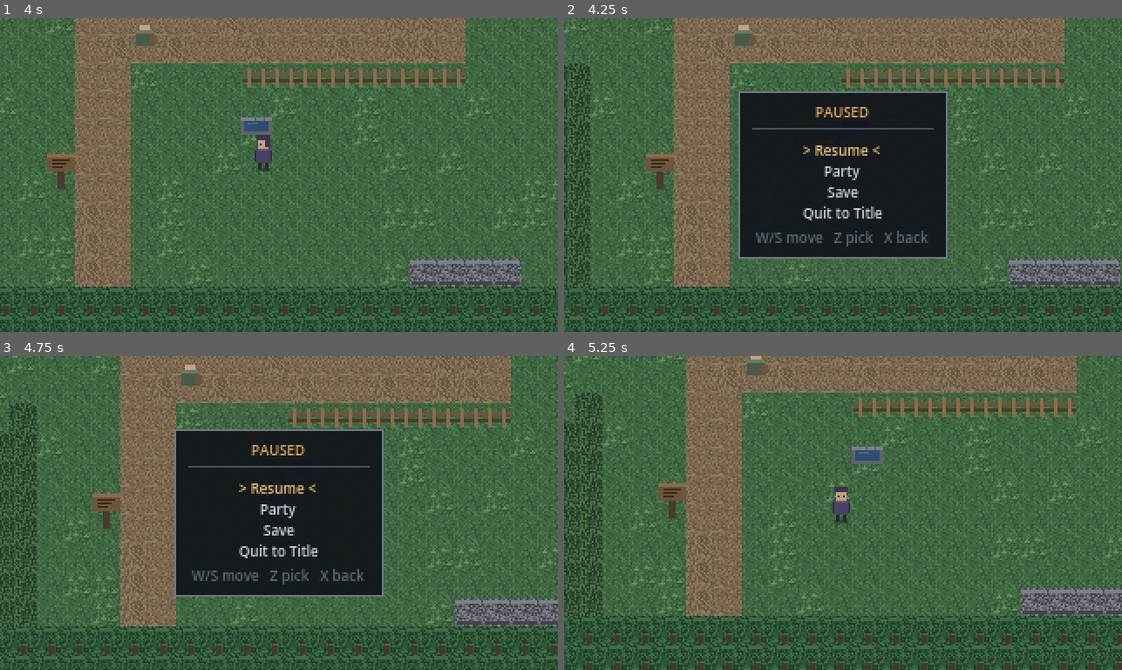
Above: before the commit, frames 1-4 (two rows, left to right).
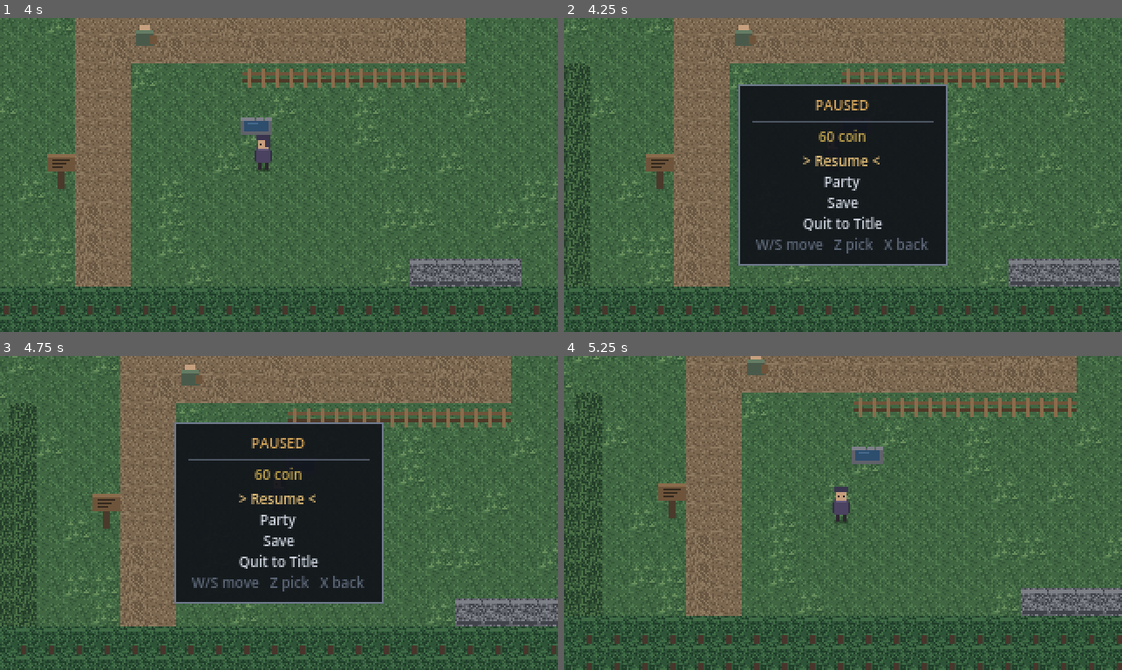
Above: after the commit, the same moments.

Repository: ducetruce/game
Game: Godot game, scene res://scenes/ui/title_screen.tscn
Two runs of this game, one before a commit and one after it. Both use one fixed random seed, a clock stepped at 60 frames per second and the inputs below.
Inputs:
- Up to frame 1 (4 s): tap Enter at 0.5 s; hold D (move_right) 0.53-1.28 s; tap Z (interact) at 0.6, 2.1, 3.6 s; hold S (move_down) 1.28-2.03 s; tap Shift (run) at 1.35, 2.85 s; tap Space at 2 s; hold D (move_right) 2.03-2.78 s; hold W (move_up) 2.78-3.53 s; hold A (move_left) from 3.53 s (still down)
- Up to frame 2 (4.25 s): keep holding A (move_left); tap X (cancel) at 4.15 s
- Up to frame 3 (4.75 s): keep holding A (move_left); tap Shift (run) at 4.35 s
- Up to frame 4 (5.25 s): tap M (menu) at 4.9 s; tap Enter at 5 s; release A (move_left) at 5.03 s; hold S (move_down) from 5.03 s (still down); tap Z (interact) at 5.1 s

Frame 1 is identical in both runs. In frame 2, 5.1% of the frame differs, in the area x 31-69%, y 21-79%; in frame 3, 5.1%; in frame 4, nothing differs.

Commit message:
Add the economy loop: battles pay coin, Aldenmere sells a heal
Coin, a shop and prices all existed with no way to earn a single piece --
the player got one starting purse and that was the economy. Aldenmere had
the same hole from the other side: a village with nothing to do in it.

Encounters now pay 4 + 3 * the foe's level, on a knockout and on an
attunement alike. Paying only for kills is the traditional choice and was
rejected: the whole design points at Attunement, so an economy that made
taming the poorer option would be arguing with the rest of the game. Coin
scales on level alone, unlike experience_award() which also weighs the
species -- experience already carries "that one was worth more", and coin
is read against a price tag, where predictable beats precisely fair.

Items gain a second effect kind, `heal`, using the same percent-of-max-HP
shape moves already had. Aldenmere sells the Knitbone Salve (50%, 16 coin)
and the clearing does not, so walking north buys something walking east
cannot. Springs stay free and stay the only full-party heal; the salve is
what you carry into a fight, which is where the gap was.

_do_item consumed the item first and decided whether it applied second, so
a Draught used while already Restrained was spent to print "You are
already holding back." A heal makes that far worse, since full HP is a
state players walk into constantly. Applicability is now settled before
the charge is spent. The turn is still used up -- that is the price of
choosing wrongly.

Also surfaces the purse in the pause menu. A shop counter was the only
place coin was ever shown, which was tolerable when the number never
moved.

Verified against real BattleState runs: knockout and attune both pay 22
for a level 6 foe, the salve heals exactly 50% and is consumed, a salve at
full HP and a second Draught are both refused *without* being consumed,
and the village map really does carry the salve in its catalog.

Co-Authored-By: Claude Opus 5 <noreply@anthropic.com>
Claude-Session: https://claude.ai/code/session_01KqDWnzjoFFAM1KXhCF3S2g

Diff:
--- a/data/items.json
+++ b/data/items.json
@@ -1,5 +1,5 @@
 {
-  "_comment": "Purchasable/usable items. Effect kinds: 'rest …(187 unchanged characters)… ral hits, only from being ended in one. See docs/DESIGN.md section 13.",
+  "_comment": "Purchasable/usable items. Effect kinds: 'rest …(187 unchanged characters)… ral hits, only from being ended in one. 'heal' restores percent% of the active creature's max HP. See docs/DESIGN.md sections 13 and 19.",
   "items": [
     {
       "id": "tempering_draught",
@@ -8,6 +8,14 @@
       "price": 20,
       "usable_in_battle": true,
       "effect": { "kind": "restrain_hit", "cap_ratio": 0.25 }
+    },
+    {
+      "id": "knitbone_salve",
+      "name": "Knitbone Salve",
+      "description": "Comfrey root and tallow, packed cold. Closes what it can reach.",
+      "price": 16,
+      "usable_in_battle": true,
+      "effect": { "kind": "heal", "percent": 50 }
     }
   ]
 }
--- a/data/maps/village_square.json
+++ b/data/maps/village_square.json
@@ -75,6 +75,16 @@
       ]
     },
     {
+      "type": "shop",
+      "tile": [
+        6,
+        16
+      ],
+      "catalog": [
+        "knitbone_salve"
+      ]
+    },
+    {
       "type": "warp",
       "tile": [
         20,
--- a/scenes/ui/pause_menu.tscn
+++ b/scenes/ui/pause_menu.tscn
@@ -16,9 +16,9 @@
 
 [node name="Panel" type="Panel" parent="."]
 offset_left = 100.0
-offset_top = 42.0
+offset_top = 38.0
 offset_right = 220.0
-offset_bottom = 138.0
+offset_bottom = 142.0
 theme_override_styles/panel = SubResource("StyleBoxFlat_box")
 
 [node name="Header" type="Label" parent="Panel"]
@@ -37,20 +37,29 @@
 offset_bottom = 22.0
 color = Color(0.427451, 0.470588, 0.541176, 0.6)
 
+[node name="Purse" type="RichTextLabel" parent="Panel"]
+offset_left = 2.0
+offset_top = 24.0
+offset_right = 118.0
+offset_bottom = 36.0
+bbcode_enabled = true
+scroll_active = false
+theme_override_font_sizes/normal_font_size = 8
+
 [node name="Menu" type="RichTextLabel" parent="Panel"]
 offset_left = 4.0
-offset_top = 28.0
+offset_top = 38.0
 offset_right = 116.0
-offset_bottom = 74.0
+offset_bottom = 84.0
 bbcode_enabled = true
 scroll_active = false
 theme_override_font_sizes/normal_font_size = 8
 
 [node name="Status" type="RichTextLabel" parent="Panel"]
 offset_left = 2.0
-offset_top = 78.0
+offset_top = 86.0
 offset_right = 118.0
-offset_bottom = 92.0
+offset_bottom = 100.0
 bbcode_enabled = true
 scroll_active = false
 theme_override_font_sizes/normal_font_size = 8
--- a/src/battle/battle_state.gd
+++ b/src/battle/battle_state.gd
@@ -32,6 +32,13 @@
 ## perfectly optimal opponent is both harder to read and less interesting than
 ## one that sometimes does something else.
 const AI_BEST_MOVE_CHANCE := 0.7
+
+## Coin paid per resolved encounter -- see coin_award(). Kept here rather than
+## in data/ because nothing else in the battle's numbers is data-driven yet
+## (the flee odds and the experience divisor are both constants too), and one
+## inconsistent half-migration is worse than either whole.
+const COIN_BASE := 4
+const COIN_PER_LEVEL := 3
 
 var party: Array[Combatant] = []
 var active_index := 0
@@ -318,21 +325,49 @@
 	if side != Side.PLAYER:
 		return  # a wild creature carries nothing
 	var item := Content.get_item(item_id)
-	if item == null or not item.usable_in_battle or not Inventory.consume(item_id):
+	if item == null or not item.usable_in_battle or not Inventory.has(item_id):
 		log_lines.append("Nothing comes of it.")
 		return
 
+	# Whether the item can do anything is settled before it is spent. Burning
+	# a charge to be told it did nothing teaches the player to distrust the
+	# item menu. The turn is still used up -- that much is the price of
+	# choosing wrongly.
+	var refusal := _item_refusal(item)
+	if not refusal.is_empty():
+		log_lines.append(refusal)
+		return
+
+	Inventory.consume(item_id)
 	log_lines.append("You use the %s." % item.display_name)
 	match str(item.effect.get("kind", "")):
 		ItemData.EFFECT_RESTRAIN_HIT:
+			restrained = true
+			_restrain_cap_ratio = float(item.effect.get("cap_ratio", 1.0))
+			log_lines.append("You steady your hand. Nothing you do now can end this in one blow.")
+		ItemData.EFFECT_HEAL:
+			# Heals whoever is out, not a creature of the player's choosing --
+			# picking a target needs a selection step the battle UI does not
+			# have yet.
+			var mending := active().creature
+			var percent := float(item.effect.get("percent", 0))
+			var healed := mending.heal(int(roundf(float(mending.max_hp()) * percent / 100.0)))
+			log_lines.append("%s knits back %d." % [mending.display_name(), healed])
+
+
+## Why this item would do nothing right now, or "" if it would work.
+func _item_refusal(item: ItemData) -> String:
+	match str(item.effect.get("kind", "")):
+		ItemData.EFFECT_RESTRAIN_HIT:
 			if restrained:
-				log_lines.append("You are already holding back.")
-			else:
-				restrained = true
-				_restrain_cap_ratio = float(item.effect.get("cap_ratio", 1.0))
-				log_lines.append("You steady your hand. Nothing you do now can end this in one blow.")
+				return "You are already holding back."
+		ItemData.EFFECT_HEAL:
+			var mending := active().creature
+			if mending.current_hp >= mending.max_hp():
+				return "%s is not hurt." % mending.display_name()
 		_:
-			log_lines.append("Nothing comes of it.")
+			return "Nothing comes of it."
+	return ""
 
 
 # --- Attunement --------------------------------------------------------
@@ -440,6 +475,9 @@
 	phase = Phase.ATTUNED
 	if not Party.add(foe.creature):
 		log_lines.append("There is no room to carry it yet, and it slips away regardless.")
+	# Paid even when there was no room: the encounter still resolved, and the
+	# player has no way to make space mid-battle to avoid the loss.
+	_grant_coin()
 
 
 func _flavor_line(temperament: String, state: String) -> String:
@@ -462,6 +500,7 @@
 		log_lines.append("%s goes down." % foe.log_name())
 		phase = Phase.WON
 		_grant_experience()
+		_grant_coin()
 		return
 	if active().creature.is_fainted():
 		log_lines.append("%s goes down." % active().creature.display_name())
@@ -471,6 +510,23 @@
 func _mark_participant(index: int) -> void:
 	if index >= 0 and not participants.has(index):
 		participants.append(index)
+
+
+## What an encounter pays in coin. Unlike experience_award() this is level-only
+## and ignores the species: experience already carries "that one was worth
+## more", and coin reads better when the player can weigh it against a shop
+## price without knowing a creature's stat spread. Levels 3-7 in the clearing
+## work out to 13-25 a fight, against a 16-20 coin item.
+func coin_award() -> int:
+	return COIN_BASE + COIN_PER_LEVEL * foe.creature.level
+
+
+## Paid whether the foe went down or was attuned. Attunement is what the whole
+## design is pointed at, so it must not quietly be the poorer option.
+func _grant_coin() -> void:
+	var award := coin_award()
+	Inventory.coin += award
+	log_lines.append("You collect %d coin." % award)
 
 
 ## What the defeated creature is worth. Scales with its level and with how
--- a/src/data/item_data.gd
+++ b/src/data/item_data.gd
@@ -3,6 +3,11 @@
 ## One item definition, loaded from data/items.json.
 
 const EFFECT_RESTRAIN_HIT := "restrain_hit"
+const EFFECT_HEAL := "heal"
+
+## Every effect kind BattleState._do_item knows how to apply. An item naming
+## anything else is rejected at load rather than failing silently mid-battle.
+const EFFECT_KINDS := [EFFECT_RESTRAIN_HIT, EFFECT_HEAL]
 
 var id := ""
 var display_name := ""
@@ -30,7 +35,7 @@
 	item.usable_in_battle = bool(data.get("usable_in_battle", false))
 	item.effect = data["effect"]
 
-	if not (item.effect is Dictionary) or str(item.effect.get("kind", "")) != EFFECT_RESTRAIN_HIT:
+	if not (item.effect is Dictionary) or not EFFECT_KINDS.has(str(item.effect.get("kind", ""))):
 		push_error("%s: item '%s' has an unrecognised effect." % [source, item_id])
 		return null
 
--- a/src/ui/pause_menu.gd
+++ b/src/ui/pause_menu.gd
@@ -17,6 +17,7 @@
 const COLOR_SELECTED := "e8c37a"
 const COLOR_GOOD := "6fae74"
 const COLOR_BAD := "c4614f"
+const COLOR_COIN := "c8a94e"
 
 enum Entry { RESUME, PARTY, SAVE, QUIT }
 
@@ -25,6 +26,7 @@
 var _cursor := 0
 
 @onready var _panel: Panel = $Panel
+@onready var _purse: RichTextLabel = $Panel/Purse
 @onready var _menu: RichTextLabel = $Panel/Menu
 @onready var _status: RichTextLabel = $Panel/Status
 
@@ -104,6 +106,10 @@
 
 
 func _refresh() -> void:
+	# Battles pay coin now, and a shop counter was the only place it was ever
+	# shown. Being able to check the purse without walking to one matters.
+	_purse.text = "[center][color=#%s]%d coin[/color][/center]" % [COLOR_COIN, Inventory.coin]
+
 	var rows := PackedStringArray()
 	for i in ENTRIES.size():
 		var selected := i == _cursor
Not shown, changed: README.md
Not shown, changed: docs/DESIGN.md
Not shown, changed: tools/validate_data.py
